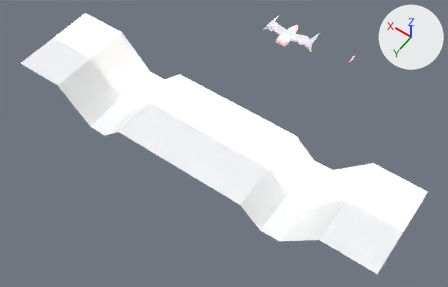
Before and after pictures for a commit that changed the glTF model src/assets/spaceship.gltf.
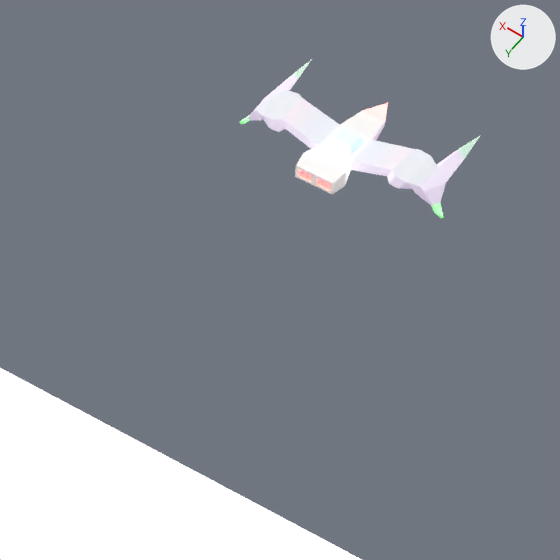
Each version appears first whole from a camera (50 mm lens) standing at (-48.4, 92.0, 93.1) and looking at (-1.4, 26.3, -10.2), and next in a close-up on the part from 46% to 76% of the width and 0% to 47% of the height. Arrows for +X, +Y and +Z are at upper right; the lights stay in place. Where no turn or scale is listed for an object, it has been applied to the vertices.

In view in the first close-up: 'Player', 'Terrain'.
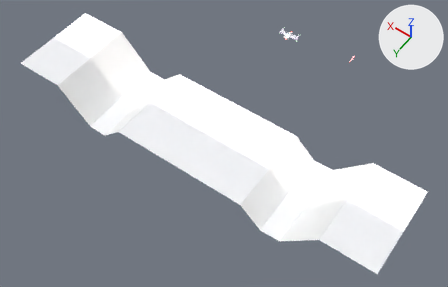
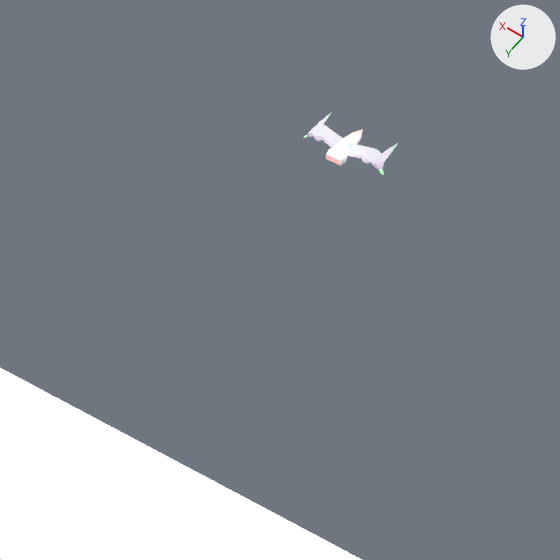
Commit message: [DEMO] Update Spaceship demo

Pixel boxes (x1, y1, x2, y2) of what changed, in the close-ups (560 x 560 px):
'Player', rescaled (61% narrower, 60% shorter)
    before: (240, 58, 481, 218)
    after: (304, 112, 398, 175)

What the commit changed:
Object 'Player' (ob_player) is rescaled from (1.0, 1.0, 1.0) to (0.393, 0.393, 0.393).
